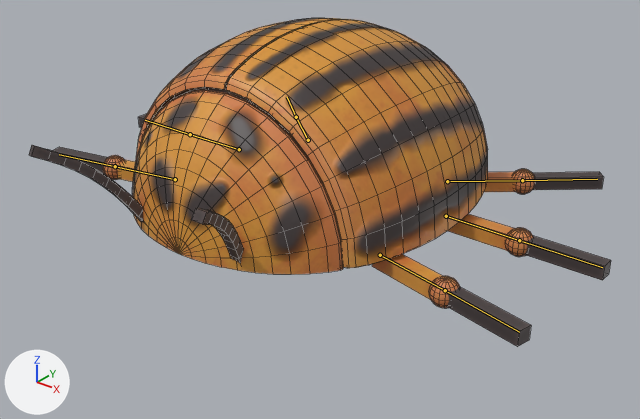
The FBX model Assets/Assets/Models/Farm/beetle/mesh_beetle.fbx, before and after one commit.
Camera for both pictures: a camera (50 mm lens) standing at (0.858, -1.036, 0.613) and looking at (0.033, -0.005, -0.026). The lights are fixed; the arrows at lower left show +X, +Y and +Z. The bones that change are drawn over the model as lines. Mesh edges are drawn as thin lines.

In view in the first picture: 'mesh_beetle'.
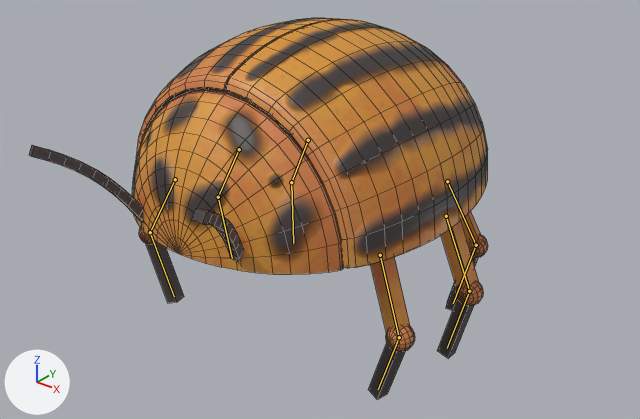
The newer file adds an action. The first version stands in its rest pose; the second is drawn at frame 1 of the action 'anim_beetle_idle'.

What changed in the scene script:
```text
Change bone_leg01_r_1:
    where bone_leg01_r_1 = bpy.data.objects['Armature'].pose.bones['leg01_R_1']  # child of 'corpus'
    bone_leg01_r_1.rotation_quaternion: (1.0, 0.0, 0.0, 0.0) -> (0.61, 0.35, -0.599, -0.382)  # degrees (0, 0, 0) -> degrees (88, -28, -91)
Change bone_leg01_r_2:
    where bone_leg01_r_2 = bpy.data.objects['Armature'].pose.bones['leg01_R_2']  # child of 'leg01_R_1'
    bone_leg01_r_2.rotation_quaternion: (1.0, 0.0, 0.0, 0.0) -> (0.917, 0.0, 0.0, -0.398)  # degrees (0, 0, 0) -> degrees (0, 0, -47)
Change bone_leg02_r_1:
    where bone_leg02_r_1 = bpy.data.objects['Armature'].pose.bones['leg02_R_1']  # child of 'corpus'
    bone_leg02_r_1.rotation_quaternion: (1.0, 0.0, 0.0, 0.0) -> (0.605, 0.367, 0.607, 0.361)  # degrees (0, 0, 0) -> degrees (90, 28, 90)
Change bone_leg02_r_2:
    where bone_leg02_r_2 = bpy.data.objects['Armature'].pose.bones['leg02_R_2']  # child of 'leg02_R_1'
    bone_leg02_r_2.rotation_quaternion: (1.0, 0.0, 0.0, 0.0) -> (0.936, 0.0, 0.0, 0.351)  # degrees (0, 0, 0) -> degrees (0, 0, 41)
Change bone_leg03_r_1:
    where bone_leg03_r_1 = bpy.data.objects['Armature'].pose.bones['leg03_R_1']  # child of 'corpus'
    bone_leg03_r_1.rotation_quaternion: (1.0, 0.0, 0.0, 0.0) -> (0.641, 0.449, 0.566, 0.26)  # degrees (0, 0, 0) -> degrees (93, 29, 75)
Change bone_leg03_r_2:
    where bone_leg03_r_2 = bpy.data.objects['Armature'].pose.bones['leg03_R_2']  # child of 'leg03_R_1'
    bone_leg03_r_2.rotation_quaternion: (1.0, 0.0, 0.0, 0.0) -> (0.953, 0.0, 0.0, 0.302)  # degrees (0, 0, 0) -> degrees (0, 0, 35)
Change bone_leg01_l_1:
    where bone_leg01_l_1 = bpy.data.objects['Armature'].pose.bones['leg01_L_1']  # child of 'corpus'
    bone_leg01_l_1.rotation_quaternion: (1.0, 0.0, 0.0, 0.0) -> (0.576, 0.412, 0.582, 0.399)  # degrees (0, 0, 0) -> degrees (91, 20, 90)
Change bone_leg01_l_2:
    where bone_leg01_l_2 = bpy.data.objects['Armature'].pose.bones['leg01_L_2']  # child of 'leg01_L_1'
    bone_leg01_l_2.rotation_quaternion: (1.0, 0.0, 0.0, 0.0) -> (0.942, 0.0, 0.0, 0.336)  # degrees (0, 0, 0) -> degrees (0, 0, 39)
Change bone_leg02_l_1:
    where bone_leg02_l_1 = bpy.data.objects['Armature'].pose.bones['leg02_L_1']  # child of 'corpus'
    bone_leg02_l_1.rotation_quaternion: (1.0, 0.0, 0.0, 0.0) -> (0.593, 0.383, -0.59, -0.391)  # degrees (0, 0, 0) -> degrees (89, -24, -90)
Change bone_leg02_l_2:
    where bone_leg02_l_2 = bpy.data.objects['Armature'].pose.bones['leg02_L_2']  # child of 'leg02_L_1'
    bone_leg02_l_2.rotation_quaternion: (1.0, 0.0, 0.0, 0.0) -> (0.946, 0.0, 0.0, -0.324)  # degrees (0, 0, 0) -> degrees (0, 0, -38)
Change bone_leg03_l_1:
    where bone_leg03_l_1 = bpy.data.objects['Armature'].pose.bones['leg03_L_1']  # child of 'corpus'
    bone_leg03_l_1.rotation_quaternion: (1.0, 0.0, 0.0, 0.0) -> (0.645, 0.448, -0.546, -0.292)  # degrees (0, 0, 0) -> degrees (90, -26, -75)
Change bone_leg03_l_2:
    where bone_leg03_l_2 = bpy.data.objects['Armature'].pose.bones['leg03_L_2']  # child of 'leg03_L_1'
    bone_leg03_l_2.rotation_quaternion: (1.0, 0.0, 0.0, 0.0) -> (0.942, 0.0, 0.0, -0.336)  # degrees (0, 0, 0) -> degrees (0, 0, -39)
```

What differs and where, as boxes (x1, y1, x2, y2) in the pictures (640 x 419 px):
'mesh_beetle', posed (21% narrower, 16% taller)
    before: (29, 18, 611, 347)
    after: (29, 18, 488, 400)
bone 'leg01_R_1', root to tip
    before: (175, 179) to (115, 166)
    after: (175, 179) to (150, 232)
bone 'leg01_R_2', root to tip
    before: (115, 166) to (59, 154)
    after: (150, 232) to (174, 296)
bone 'leg02_R_1', root to tip
    before: (239, 149) to (190, 134)
    after: (239, 149) to (218, 197)
bone 'leg02_R_2', root to tip
    before: (190, 134) to (145, 120)
    after: (218, 197) to (232, 258)
bone 'leg03_R_1', root to tip
    before: (308, 140) to (296, 117)
    after: (308, 140) to (291, 182)
bone 'leg03_R_2', root to tip
    before: (296, 117) to (287, 97)
    after: (291, 182) to (293, 243)
bone 'leg01_L_1', root to tip
    before: (380, 255) to (445, 290)
    after: (380, 255) to (399, 337)
bone 'leg01_L_2', root to tip
    before: (445, 290) to (519, 332)
    after: (399, 337) to (378, 389)
bone 'leg02_L_1', root to tip
    before: (446, 216) to (519, 240)
    after: (446, 216) to (469, 291)
bone 'leg02_L_2', root to tip
    before: (519, 240) to (602, 267)
    after: (469, 291) to (447, 348)
bone 'leg03_L_1', root to tip
    before: (447, 181) to (522, 180)
    after: (447, 181) to (476, 245)
bone 'leg03_L_2', root to tip
    before: (522, 180) to (597, 179)
    after: (476, 245) to (453, 303)
